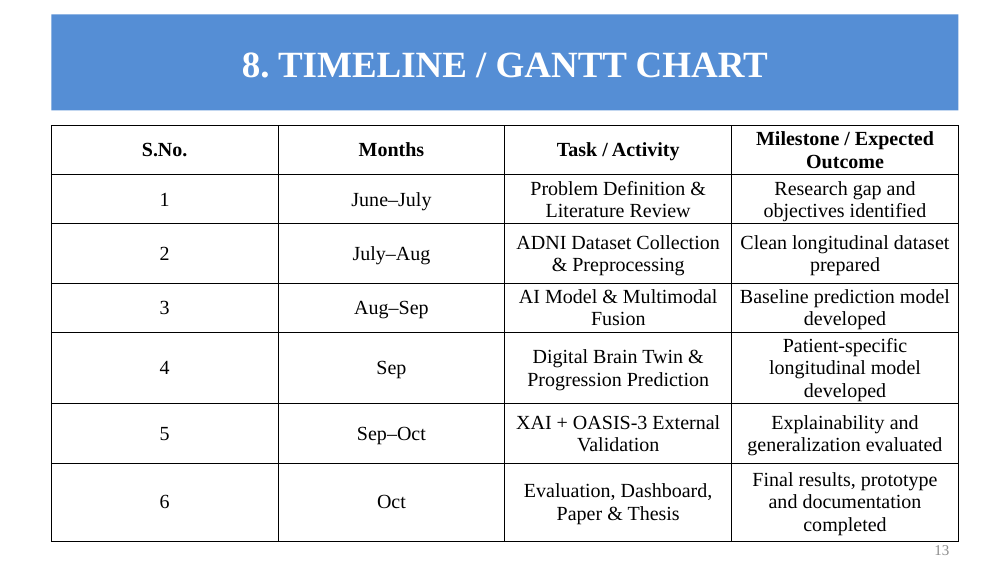
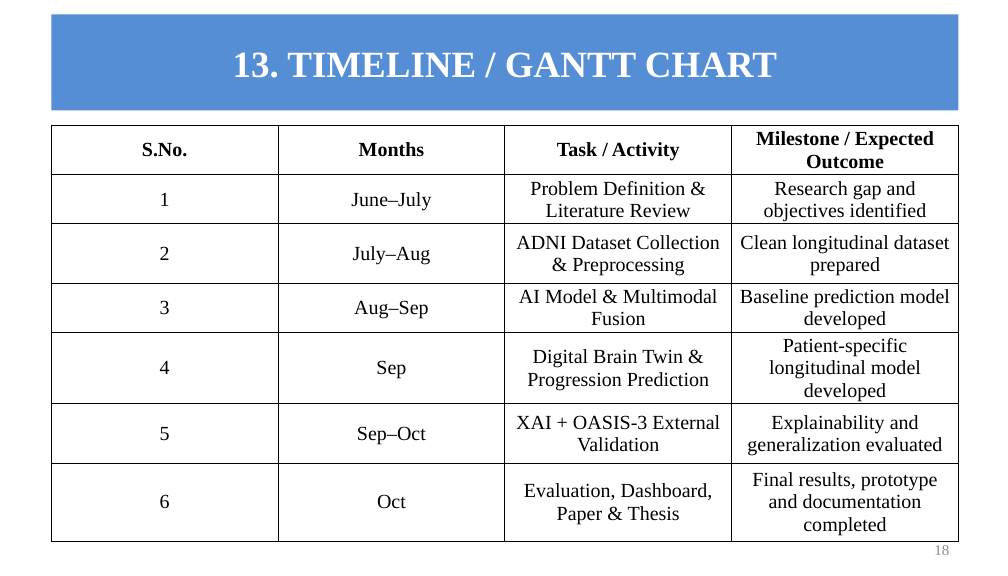
Before and after one commit to An-Avenger/CEREBRO---X, a slide deck: slide 18 of 25MCS1018 ARYAN SHARMA CEREBRO-X REVIEW 2 PPT.pptx (slide 13 before the commit). Drawn at 1008x576 pixels with LibreOffice and Linux fonts; fonts in the diff are those of the drawing. Boxes give left, top, right and bottom in pixels: in the first picture for what was removed or moved away, otherwise in the second. Text is boxed around its words. In the diff, an @@ line names an element or a change of style, - is before the commit and + after.

```diff
--- a/25MCS1018 ARYAN SHARMA CEREBRO-X REVIEW 2 PPT.pptx
+++ b/25MCS1018 ARYAN SHARMA CEREBRO-X REVIEW 2 PPT.pptx
@@ title at [233,52,777,78]: text changed @@
-8. TIMELINE / GANTT CHART
+13. TIMELINE / GANTT CHART
@@ page number at [934,545,949,555]: text changed @@
-13
+18
```
Also in this commit, not shown: 2 other slides changed, 5 slides added, 17 other files.
